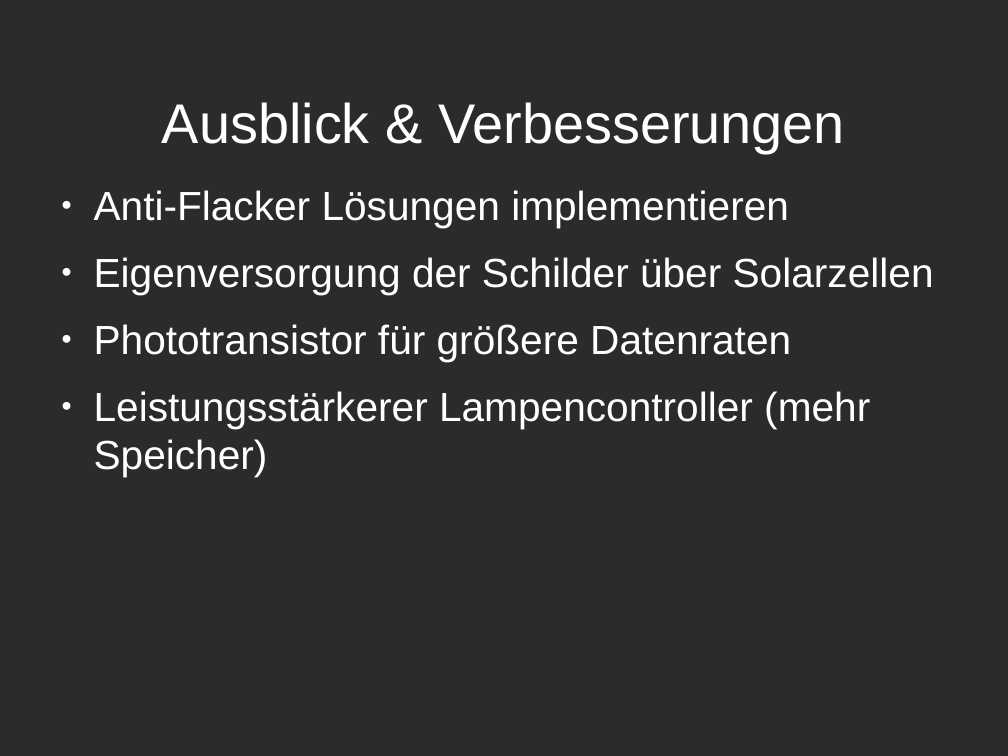
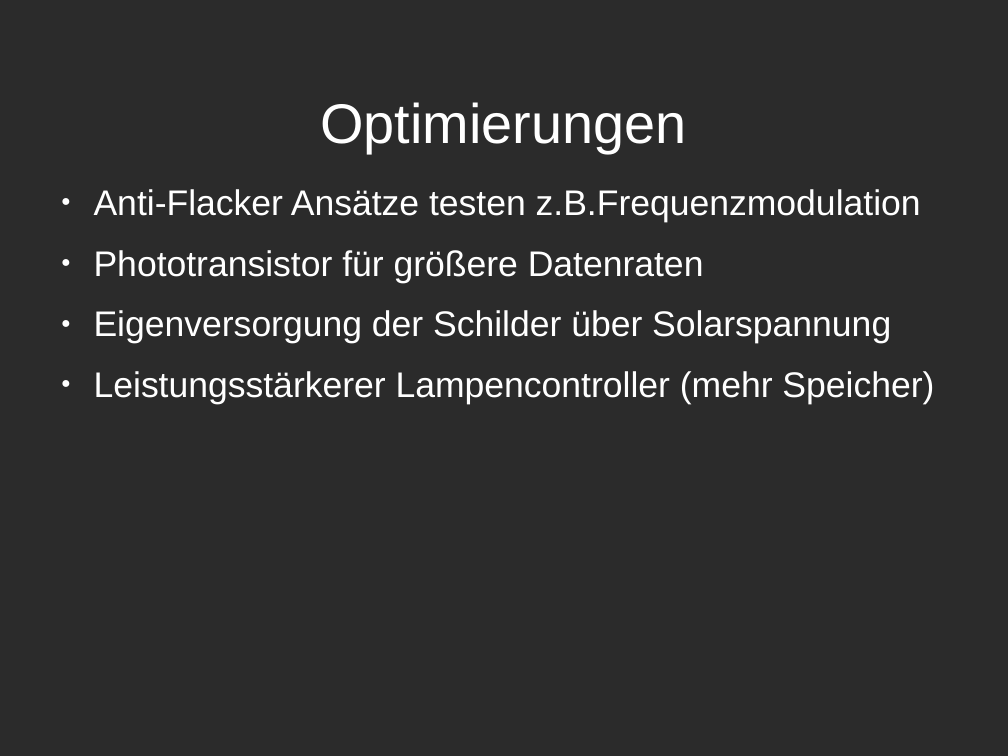
Before and after one commit to Niondir/rika-led, a slide deck: slide 7 of präsentation 3/part 2/p2-pr3.odp. Drawn at 1008x756 pixels with LibreOffice and Linux fonts; fonts in the diff are those of the drawing; background and template pictures are left out; a plain dark background stands for a picture behind light text. Boxes give left, top, right and bottom in pixels: in the first picture for what was removed or moved away, otherwise in the second. Text is boxed around its words. In the diff, an @@ line names an element or a change of style, - is before the commit and + after.

```diff
--- a/präsentation 3/part 2/p2-pr3.odp
+++ b/präsentation 3/part 2/p2-pr3.odp
@@ title at (x1=321, y1=102, x2=687, y2=153): text changed @@
-Ausblick & Verbesserungen
+Optimierungen
@@ text at (x1=94, y1=189, x2=921, y2=222): text changed; size 32 to 28 pt @@
-● Anti-Flacker Lösungen implementieren
-● Eigenversorgung der Schilder über Solarzellen
+● Anti-Flacker Ansätze testen z.B.Frequenzmodulation
@@ text at (x1=94, y1=250, x2=934, y2=404): size 32 to 28 pt in "Phototransistor für größere Datenraten", "Leistungsstärkerer Lampencontroller (mehr Speicher)" @@
@@ text at (x1=94, y1=310, x2=891, y2=344): paragraph added @@
+● Eigenversorgung der Schilder über Solarspannung
```
Also in this commit, not shown: 5 other slides changed, 1 other file.
